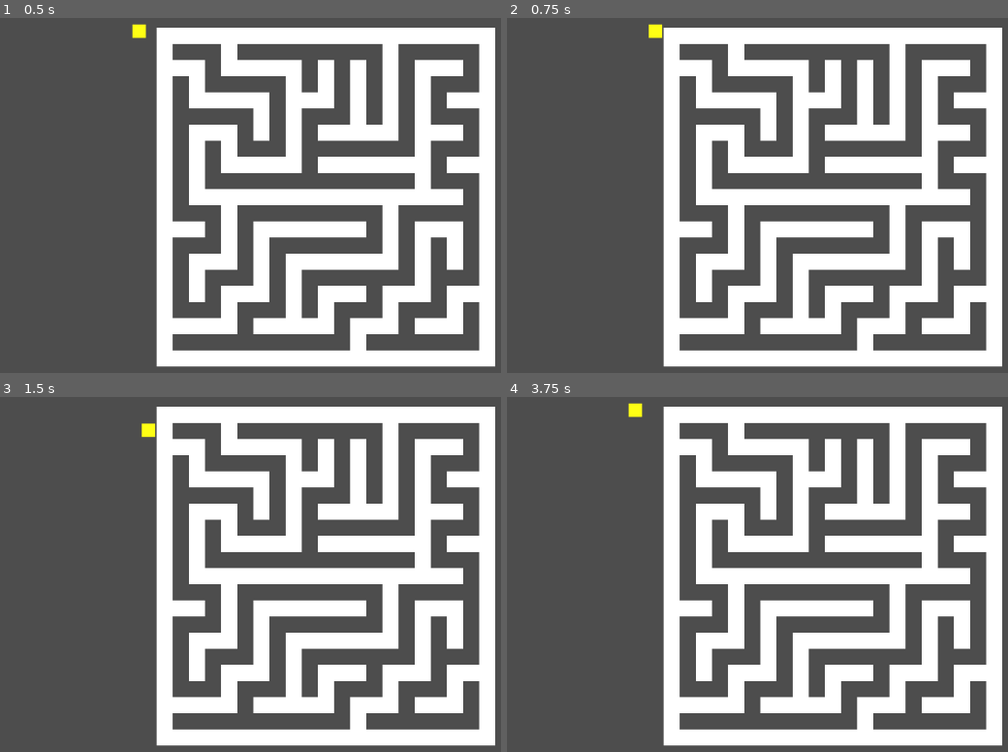
Above: before the commit, frames 1-4 (two rows, left to right).
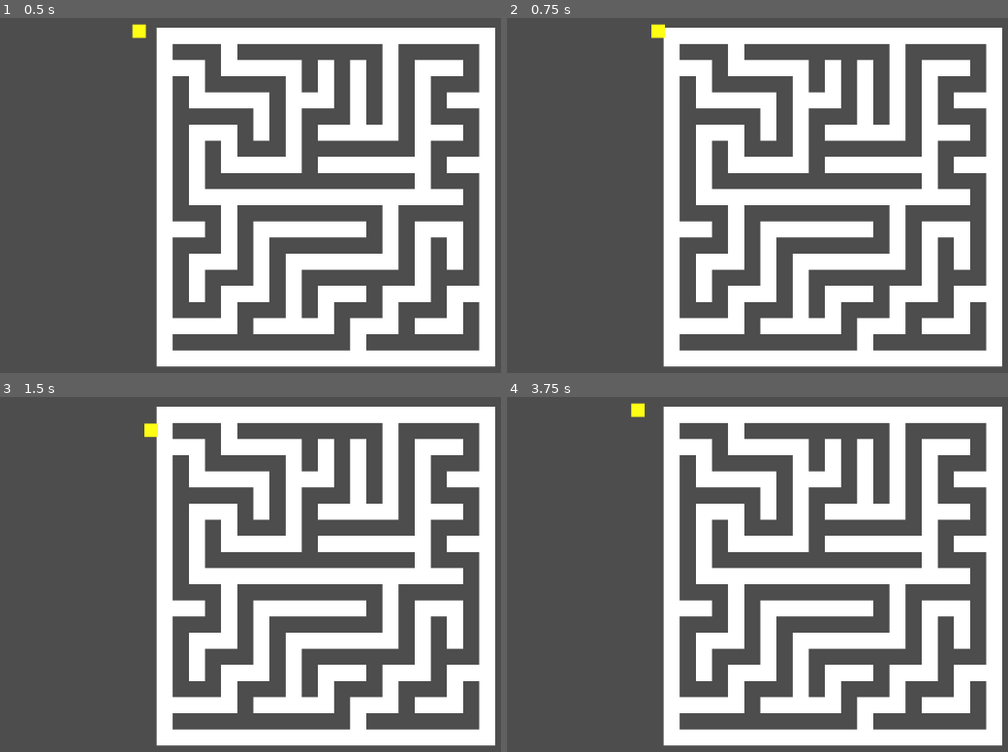
Above: after the commit, the same moments.

Repository: Atharv-Shukla-987/DEJA-MAZE-A-pacman-game
Game: Godot game, scene res://main.tscn
Same seed, same stepped clock (60 frames per second), same inputs: the game is played once before the commit and once after it.
Inputs (mouse positions are in pixels of both pictures, inside the frame that each line leads up to):
- Up to frame 1 (0.5 s): no input
- Up to frame 2 (0.75 s): tap Enter at 0.5 s; move the mouse to (outside the picture) at 0.52 s; hold Right (ui_right) from 0.53 s (still down); tap Alt at 0.6 s; click (outside the picture) at 0.67 s
- Up to frame 3 (1.5 s): tap Space at 1.25 s; move the mouse to (230, 610) at 1.27 s; release Right (ui_right) at 1.28 s; hold Down (ui_down) from 1.28 s (still down); tap Shift at 1.35 s
- Up to frame 4 (3.75 s): move the mouse to (972, 492) at 2.02 s; release Down (ui_down) at 2.03 s; hold Right (ui_right) 2.03-2.78 s; tap Alt at 2.1, 3.6 s; tap Enter at 2.75 s; move the mouse to (857, 673) at 2.77 s; hold Up (ui_up) 2.78-3.53 s; tap Shift at 2.85 s; click (857, 673) at 2.92 s; move the mouse to (outside the picture) at 3.52 s; hold Left (ui_left) from 3.53 s (still down)

Frame 1 is identical in both runs. In frame 2, less than 0.1% of the frame differs, in the area x 28-32%, y 1-6%; in frame 3, less than 0.1%; in frame 4, less than 0.1%, in the area x 24-28%, y 1-6%.

Commit message:
fixed wall colliding bug

Diff:
--- a/scens/character_body_2d.tscn
+++ b/scens/character_body_2d.tscn
@@ -3,7 +3,7 @@
 [ext_resource type="Script" uid="uid://bvb4lg5u1hbwu" path="res://scripts/character_body_2d.gd" id="1_8xtmt"]
 
 [sub_resource type="RectangleShape2D" id="RectangleShape2D_8xtmt"]
-size = Vector2(2, 2)
+size = Vector2(18, 17)
 
 [node name="CharacterBody2D" type="CharacterBody2D" unique_id=1941752872]
 script = ExtResource("1_8xtmt")
@@ -23,4 +23,5 @@
 color = Color(1, 1, 0.078431375, 1)
 
 [node name="CollisionShape2D" type="CollisionShape2D" parent="." unique_id=236238334]
+position = Vector2(0, 0.5)
 shape = SubResource("RectangleShape2D_8xtmt")
--- a/scripts/main.gd
+++ b/scripts/main.gd
@@ -40,5 +40,6 @@
 			var shape = RectangleShape2D.new()
 			shape.size = Vector2(c_size,c_size)
 			collisonshape.shape = shape
+			collisonshape.position = Vector2(c_size / 2.0 , c_size /2.0 )
 			wallbody.add_child(collisonshape)
 			$mazecontainer.add_child(wallbody)
